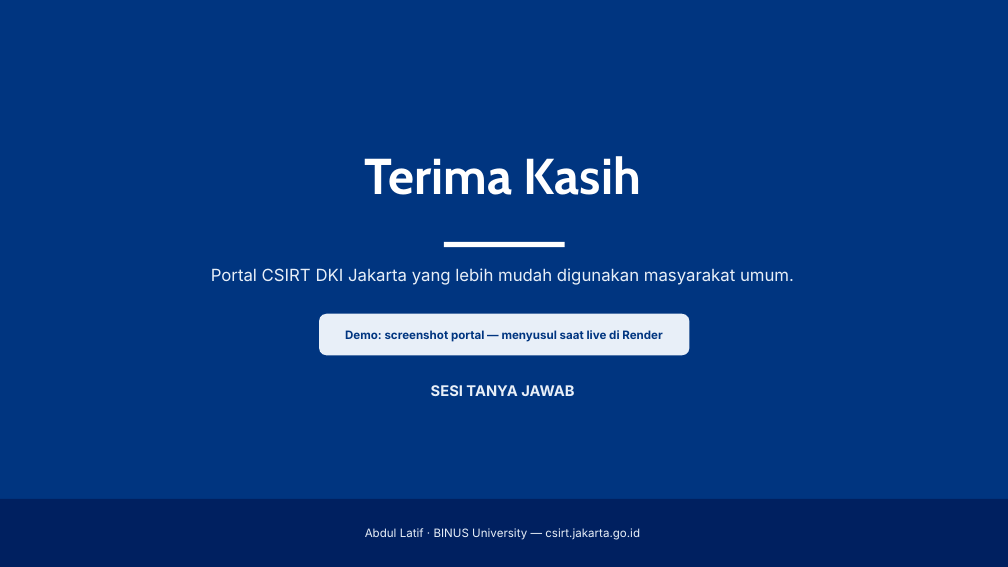
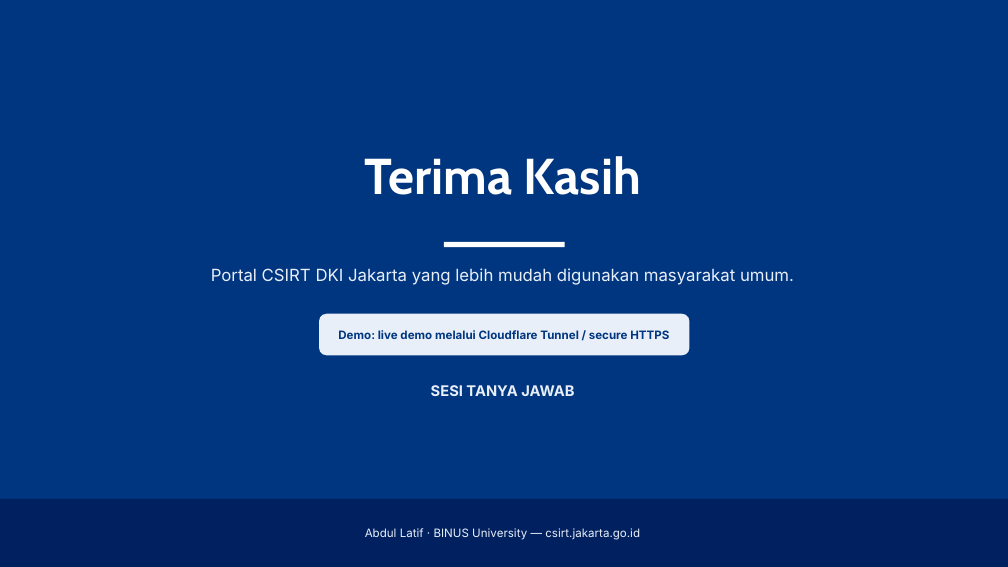
Before and after one commit to delltipe/new-csirt, a slide deck: slide 12 of presentation/Presentasi_Magang_CSIRT_DKI_Jakarta.pptx. Drawn at 1008x567 pixels with LibreOffice and Linux fonts; fonts in the diff are those of the drawing. Boxes give left, top, right and bottom in pixels: in the first picture for what was removed or moved away, otherwise in the second. Text is boxed around its words. In the diff, an @@ line names an element or a change of style, - is before the commit and + after.

Commit message:
docs(presentation): sync internship report & slide deck with implemented portal architecture

```diff
--- a/presentation/Presentasi_Magang_CSIRT_DKI_Jakarta.pptx
+++ b/presentation/Presentasi_Magang_CSIRT_DKI_Jakarta.pptx
@@ text at [338,330,669,339]: text changed @@
-Demo: screenshot portal — menyusul saat live di Render
+Demo: live demo melalui Cloudflare Tunnel / secure HTTPS
```
Also in this commit, not shown: 5 other slides changed, 3 other files.
